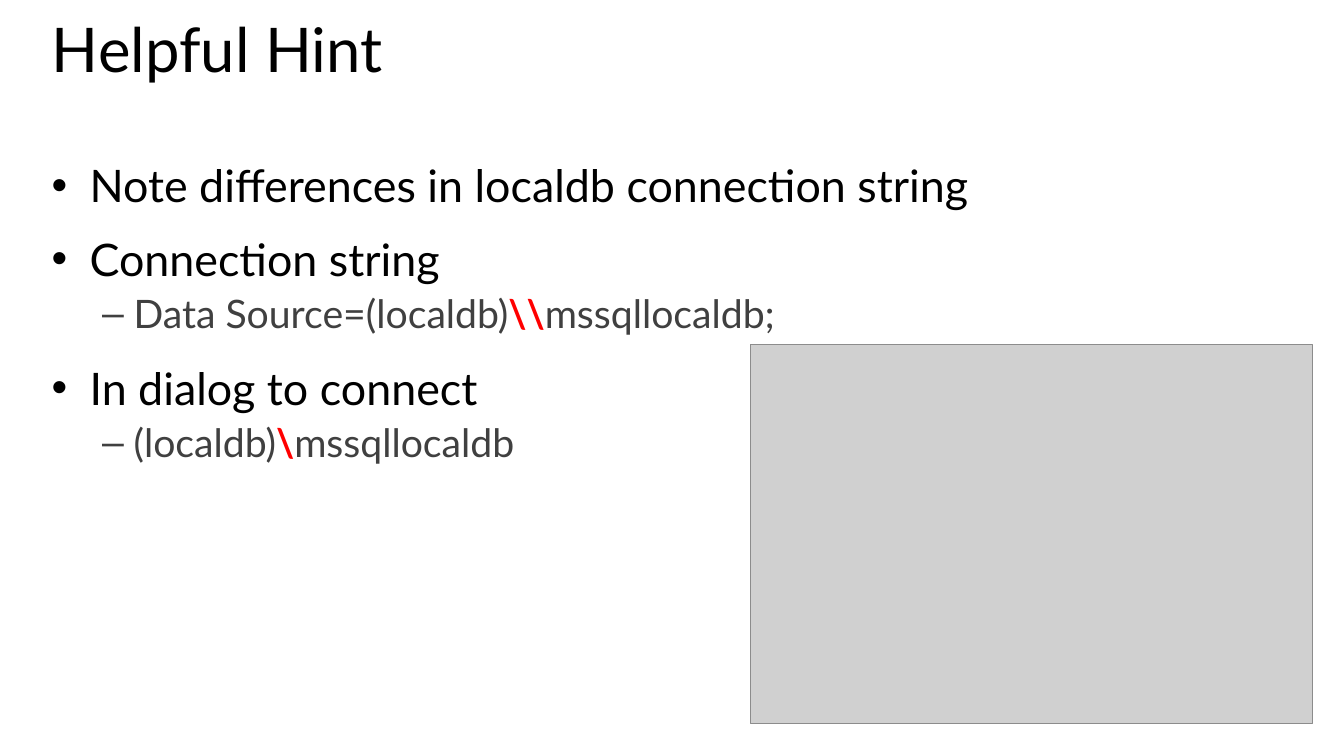
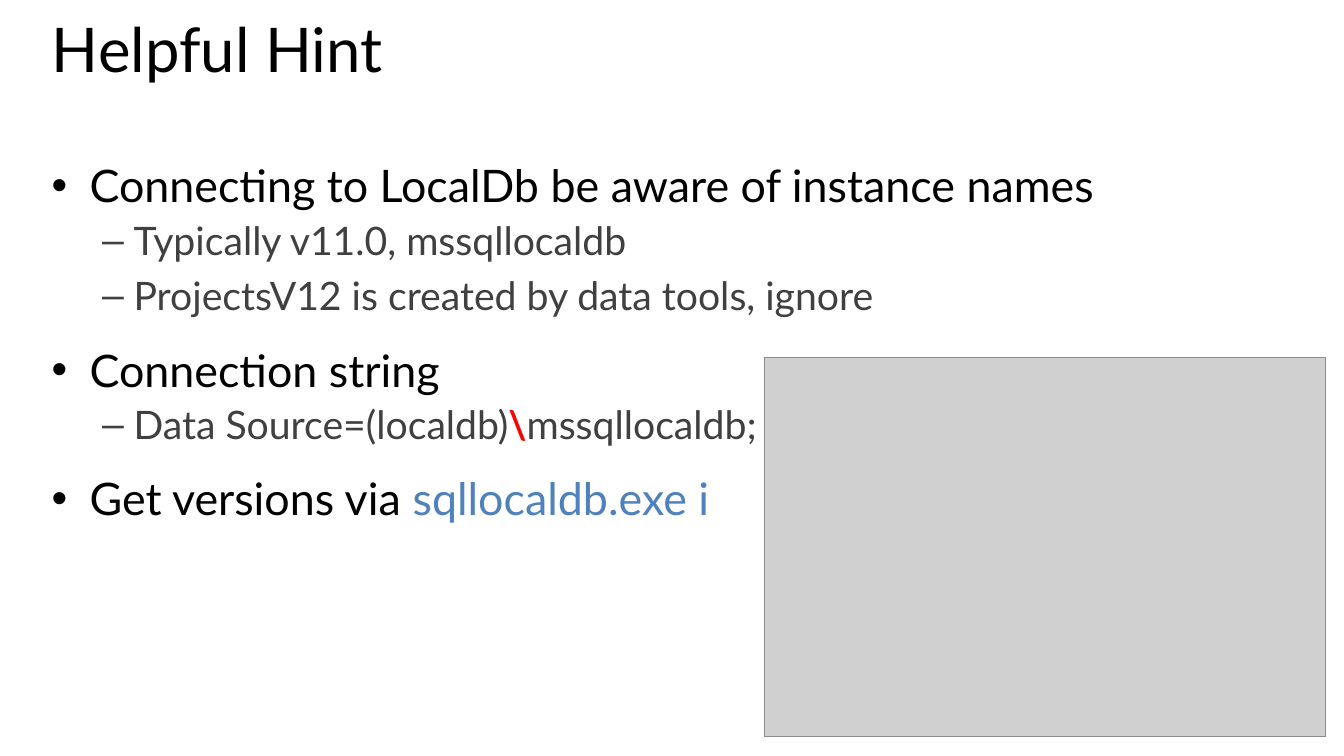
Before and after one commit to xuemiantao/EntityFramework, a slide deck: slide 22 of Slides/01 - Introduction to Entity Framework.pptx. Drawn at 1344x756 pixels with LibreOffice and Linux fonts; fonts in the diff are those of the drawing; grey boxes stand for pictures. Boxes give left, top, right and bottom in pixels: in the first picture for what was removed or moved away, otherwise in the second. Text is boxed around its words. In the diff, an @@ line names an element or a change of style, - is before the commit and + after.

```diff
--- a/Slides/01 - Introduction to Entity Framework.pptx
+++ b/Slides/01 - Introduction to Entity Framework.pptx
@@ text at (x1=90, y1=169, x2=1094, y2=317): text changed; size 32 to 28 pt; text colour #000000 to #404040 @@
-• Note differences in localdb connection string
+• Connecting to LocalDb be aware of instance names
+  – Typically v11.0, mssqllocaldb
+  – ProjectsV12 is created by data tools, ignore
@@ picture moved from (x1=751, y1=345, x2=1313, y2=723) to (x1=764, y1=358, x2=1326, y2=736) @@
@@ text at (x1=90, y1=409, x2=757, y2=523): text changed @@
-  – Data Source=(localdb)\\mssqllocaldb;
-• In dialog to connect
-  – (localdb)\mssqllocaldb
+  – Data Source=(localdb)\mssqllocaldb;
+• Get versions via sqllocaldb.exe i
```
Also in this commit, not shown: 5 other slides changed, 1 slide added, 2 other files.
